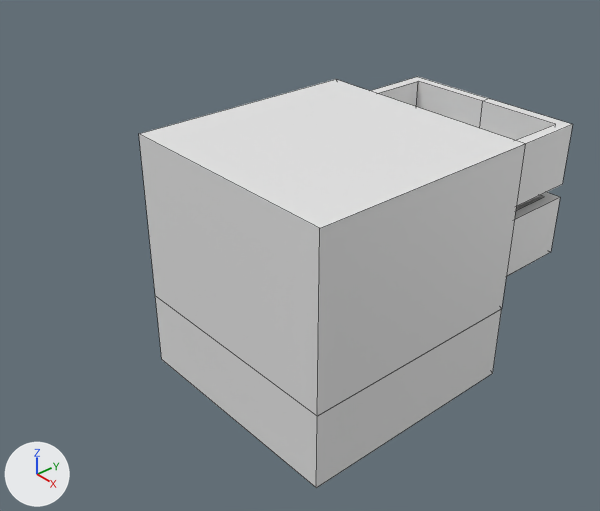
A saved change to the Blender file models/kitchen_wooden_threedrawer_cabinet_6.blend.
Camera for both pictures: a 50 mm lens placed at (4.18, -3.92, 2.78), pointed at (-0.08, -0.22, -0.43). Every picture has the same lights, and +X, +Y and +Z are marked at lower left. Mesh edges are drawn as thin lines. Materials are left out; every surface is plain grey.
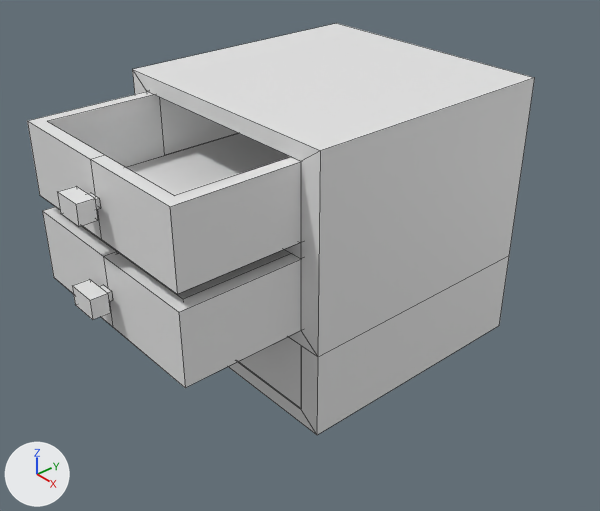
The change in detail:
me_cube_003 is used by ob_cube_003; location (0.0, 0.0, -0.852); rotation (0.0, 0.0, 1.571), in degrees (0, 0, 90); scale (1.0, 1.0, 0.71).
me_cube_003 had 42 vertices, 31 faces and spanned x -1.0..1.0, y -1.0..1.0, z -1.0..1.92.
me_cube_003 now has 186 vertices, 133 faces and spans x -1.0..2.08, y -1.0..1.0, z -1.0..1.92.
me_cube_003 part 1: a new loose piece, a box spanning x 1.96..2.08, y -0.11..0.11, z 0.36..0.56.
me_cube_003 part 2: a new loose piece, a box spanning x 1.898..1.955, y -0.051..0.051, z 0.417..0.51.
me_cube_003 part 3: a new loose piece, a box spanning x 1.96..2.08, y -0.11..0.11, z 1.28..1.48.
me_cube_003 part 4: a new loose piece, a box spanning x 1.898..1.955, y -0.051..0.051, z 1.331..1.423.
me_cube_003 part 5: a new loose piece of 32 vertices spanning x -0.9..1.0, y -0.83..0.83, z -0.83..-0.08.
me_cube_003 part 6: a new loose piece of 32 vertices spanning x 0.0..1.9, y -0.83..0.83, z 0.09..0.84.
me_cube_003 part 7: a new loose piece of 32 vertices spanning x 0.0..1.9, y -0.83..0.83, z 1.0..1.75.
Object 'Cube.003' (ob_cube_003) moves from (0.0, 0.0, -0.852) to (0.0, 0.0, -0.364).
Object 'Cube.003' (ob_cube_003) turns from (0, 0, 90) to (0, 0, 270) degrees about x, y and z.
Object 'Cube.002' (ob_cube_002) is deleted.
Object 'Cube.001' (ob_cube_001) is deleted.

Boxes [x1, y1, x2, y2] around the edits, measured in the pictures (600 x 511 px):
'Cube.003', reshaped, moved, turned
    before: [139, 79, 525, 488]
    after: [27, 23, 535, 435]
'Cube.001', deleted
    before: [371, 77, 573, 206]
'Cube.002', deleted
    before: [506, 192, 560, 277]
part 1 of me_cube_003, added
    after: [72, 279, 110, 320]
part 2 of me_cube_003, added
    after: [99, 285, 113, 301]
part 3 of me_cube_003, added
    after: [57, 186, 98, 226]
part 4 of me_cube_003, added
    after: [88, 193, 101, 209]
part 5 of me_cube_003, added
    after: [238, 337, 301, 408]
part 6 of me_cube_003, added
    after: [42, 207, 301, 388]
part 7 of me_cube_003, added
    after: [27, 91, 301, 294]
